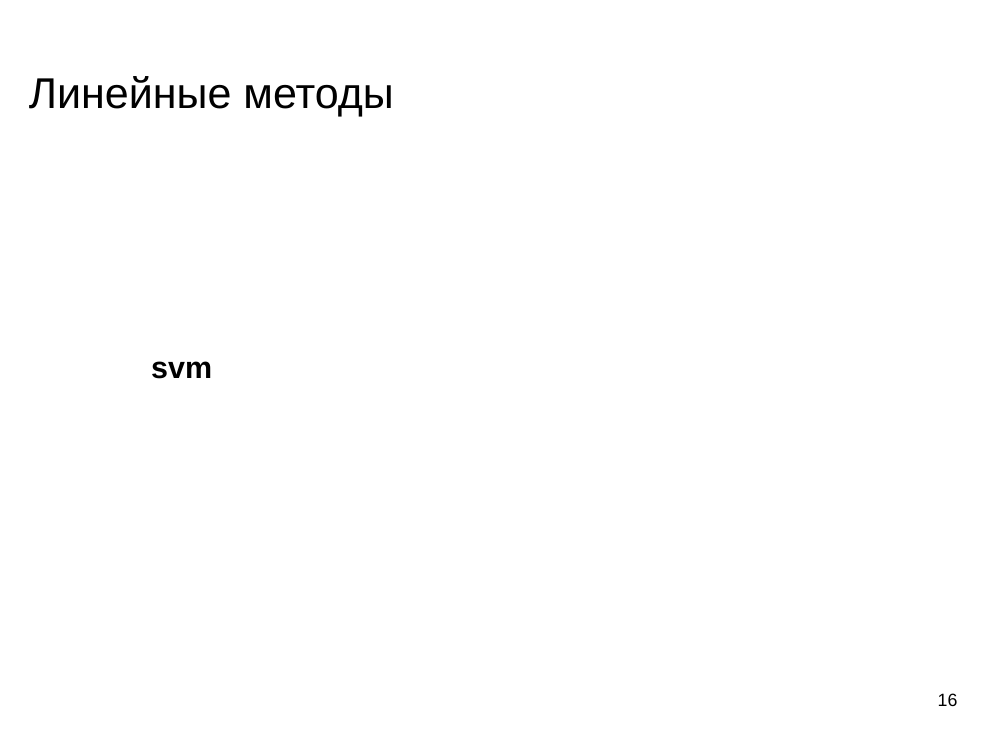
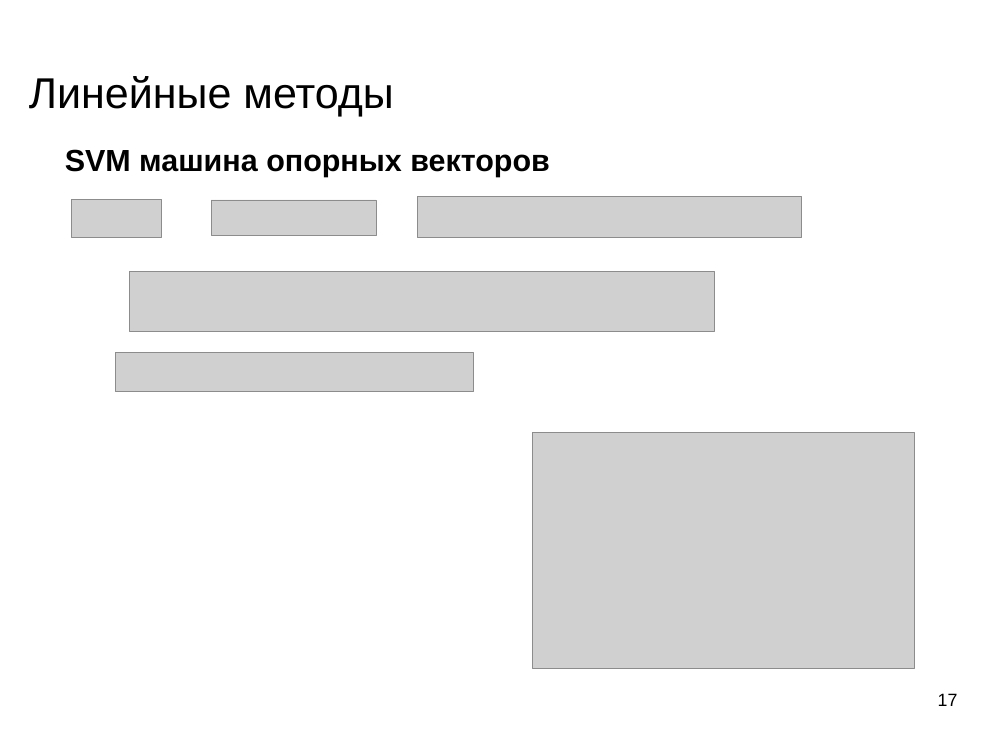
Before and after one commit to mechanoid5/ml_lectorium_legacy, a slide deck: slide 17 of 09-linear.odp (slide 16 before the commit). Drawn at 1008x756 pixels with LibreOffice and Linux fonts; fonts in the diff are those of the drawing; grey boxes stand for pictures; background and template pictures are left out. Boxes give left, top, right and bottom in pixels: in the first picture for what was removed or moved away, otherwise in the second. Text is boxed around its words. In the diff, an @@ line names an element or a change of style, - is before the commit and + after.

```diff
--- a/09-linear.odp
+++ b/09-linear.odp
@@ text added at (x1=65, y1=149, x2=550, y2=177), 24 pt, text #000000, bold @@
+SVM машина опорных векторов
@@ picture added at (x1=72, y1=199, x2=162, y2=238) @@
@@ picture added at (x1=211, y1=200, x2=376, y2=236) @@
@@ picture added at (x1=418, y1=197, x2=802, y2=238) @@
@@ picture added at (x1=130, y1=272, x2=715, y2=331) @@
@@ picture added at (x1=115, y1=353, x2=474, y2=392) @@
@@ text removed at (x1=151, y1=361, x2=212, y2=379) @@
-svm
@@ picture added at (x1=532, y1=432, x2=915, y2=668) @@
@@ page number at (x1=938, y1=693, x2=958, y2=706): text changed @@
-16
+17
```
Also in this commit, not shown: 4 other slides changed, 4 slides added, 2 slides removed, 5 other files.
